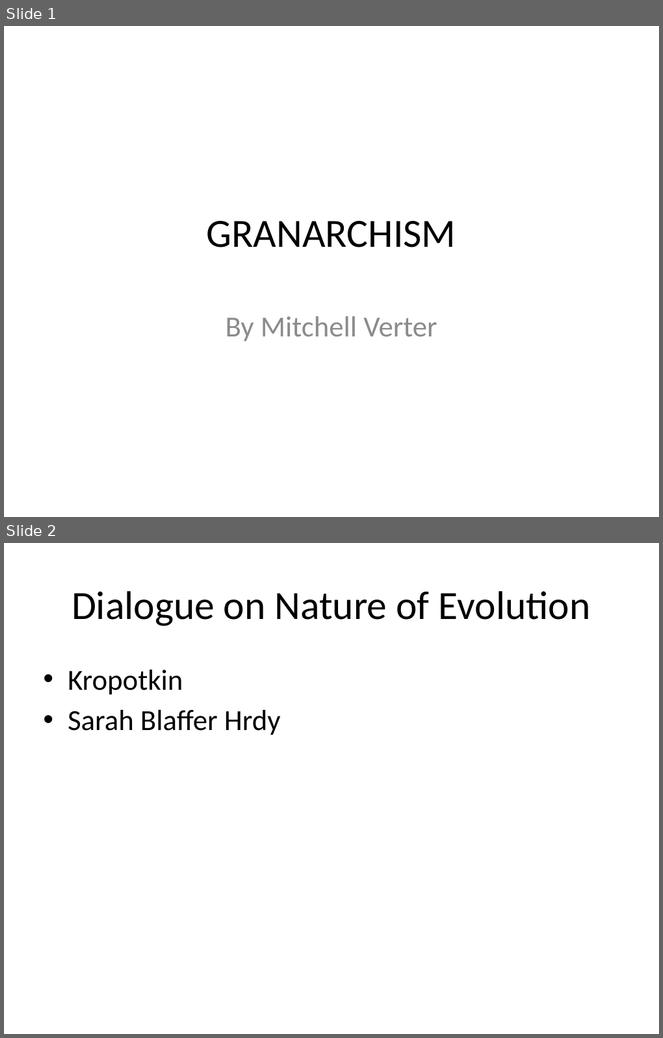
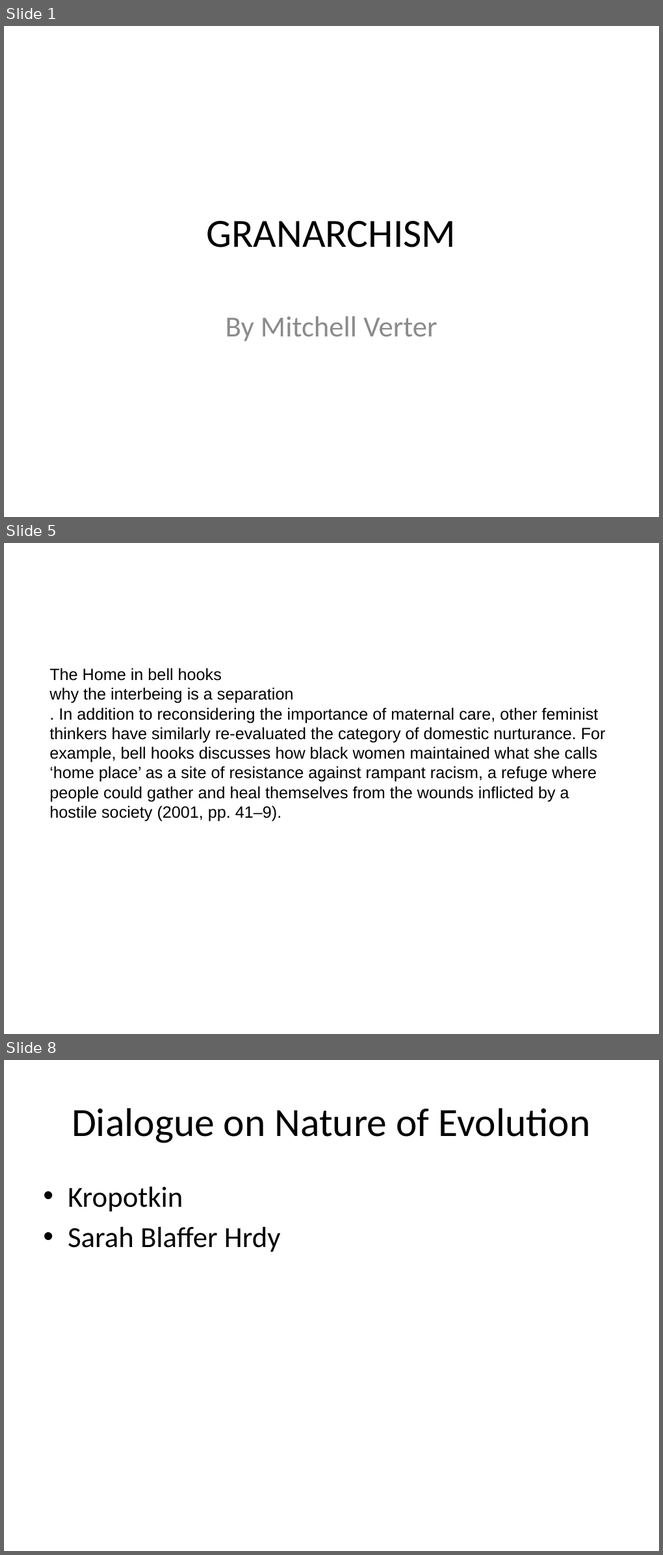
Before and after one commit to mcverter/Dissertation, a slide deck: work/__NEWEST__/KaG/220807_ASN_GRANARCHISM.pptx. Shown one above the other, each under a label of ours: slides 1 and 2 before the commit, slides 1, 5 and 8 after it; the slides between them are not shown. The pictures are 663x1038 and 663x1555 pixels, drawn with LibreOffice and Linux fonts; fonts in the diff are those of the drawing. Boxes give left, top, right and bottom in pixels: in the first picture for what was removed or moved away, otherwise in the second. Text is boxed around its words. In the diff, an @@ line names an element or a change of style, - is before the commit and + after.

```diff
--- a/work/__NEWEST__/KaG/220807_ASN_GRANARCHISM.pptx
+++ b/work/__NEWEST__/KaG/220807_ASN_GRANARCHISM.pptx
@@ slide 5 added at [4, 543, 659, 1034], background #FFFFFF @@
@@ text added at [50, 668, 606, 821], 18 pt, text #000000 @@
+The Home in bell hooks
+why the interbeing is a separation
+. In addition to reconsidering the importance of maternal care, other feminist thinkers have similarly re-evaluated the category of domestic nurturance. For example, bell hooks discusses how black women maintained what she calls ‘home place’ as a site of resistance against rampant racism, a refuge where people could gather and heal themselves from the wounds inflicted by a hostile society (2001, pp. 41–9).
@@ what was slide 2 is now slide 8 @@
```
Also in this commit, not shown: 5 other slides added, 2 other files.
